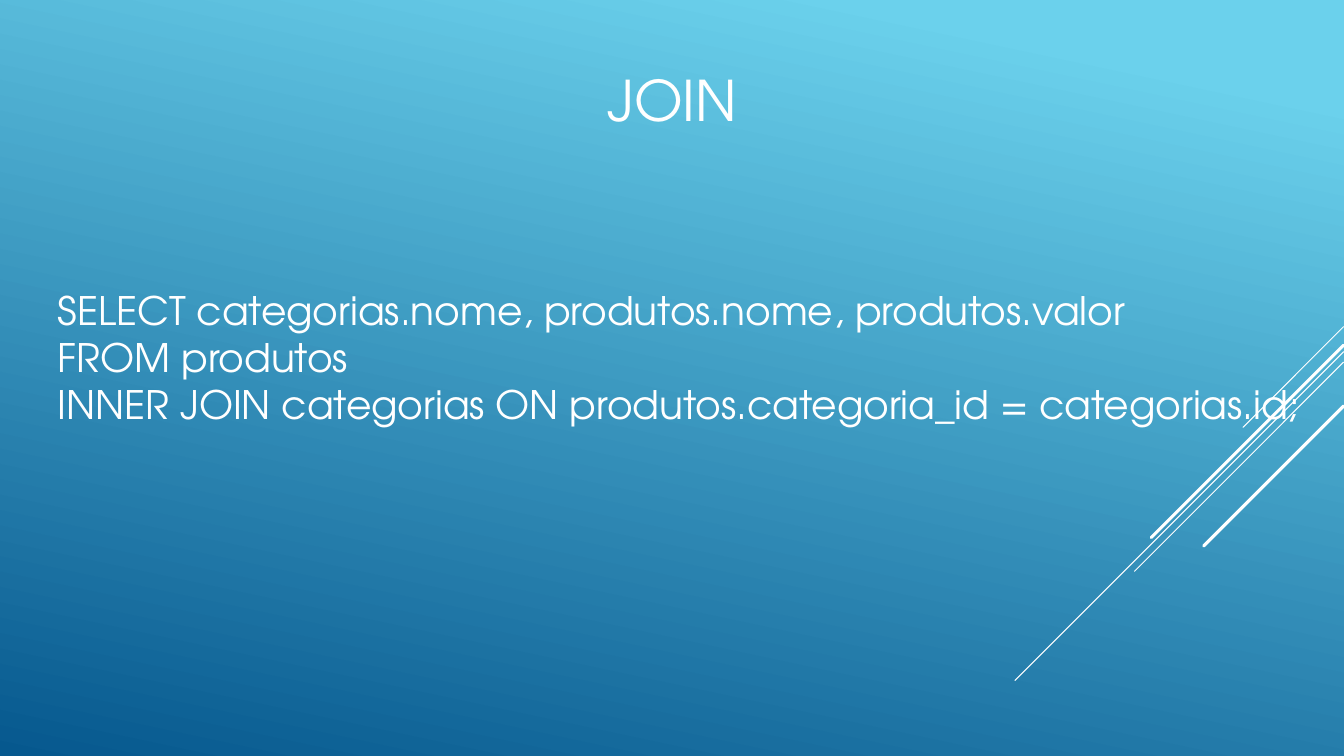
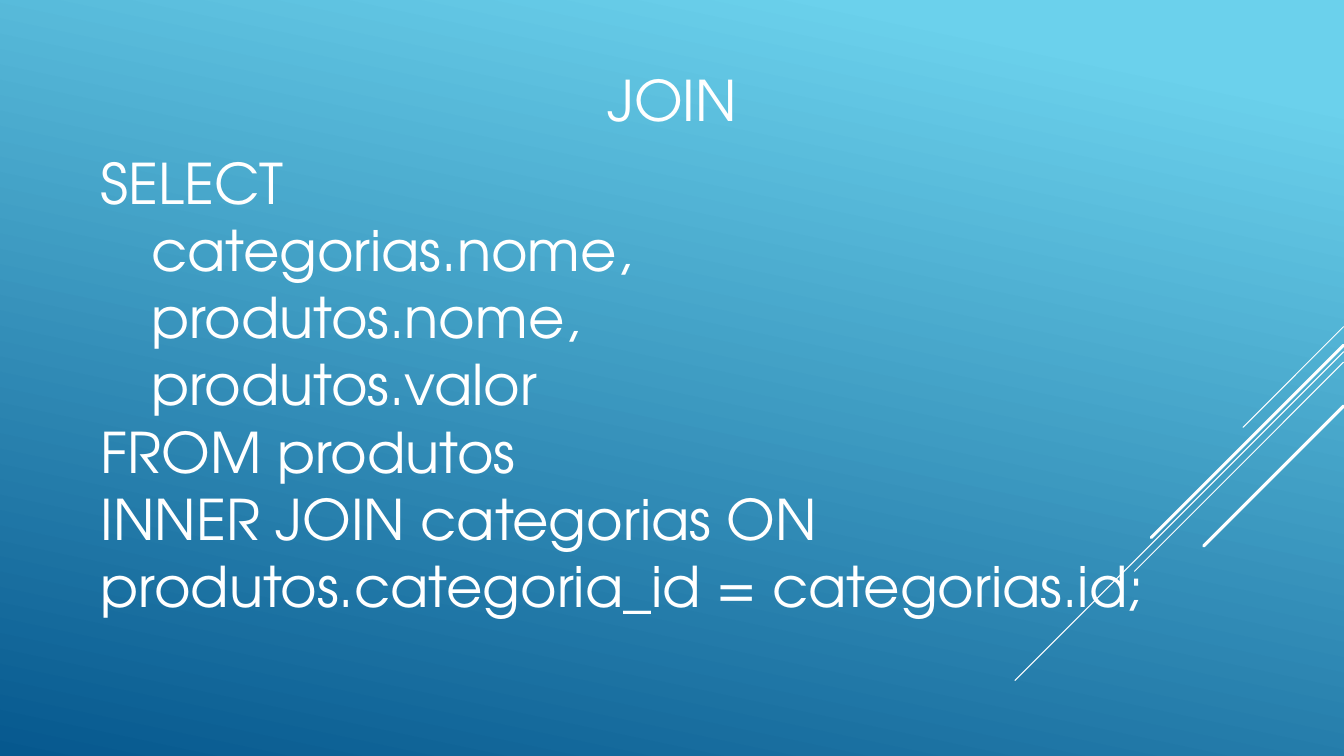
Before and after one commit to andreneves/BDIII, a slide deck: slide 7 of BDIIIA06.pptx. Drawn at 1344x756 pixels with LibreOffice and Linux fonts; fonts in the diff are those of the drawing. Boxes give left, top, right and bottom in pixels: in the first picture for what was removed or moved away, otherwise in the second. Text is boxed around its words. In the diff, an @@ line names an element or a change of style, - is before the commit and + after.

```diff
--- a/BDIIIA06.pptx
+++ b/BDIIIA06.pptx
@@ text "SELECT": place and size @@
-text "SELECT" at (58, 295, 1299, 437)
+text "SELECT" at (101, 162, 1143, 633)
@@ text at (101, 162, 632, 416): text changed; size 28 to 40 pt @@
-SELECT categorias.nome, produtos.nome, produtos.valor
+SELECT
+categorias.nome,
+produtos.nome,
+produtos.valor
@@ text at (101, 414, 1143, 633): size 28 to 40 pt in "FROM produtos", "INNER JOIN categorias ON produtos.categoria_id = categorias. ..." @@
```
Also in this commit, not shown: 1 slide added, 2 other files.
